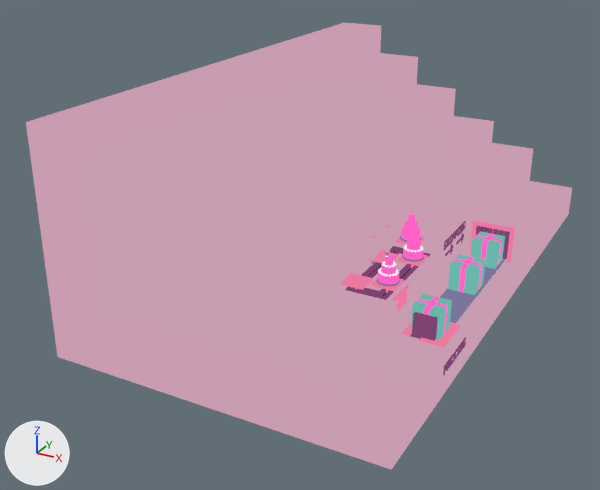
The Blender file layout.blend: old version first, new version second.
Camera for both pictures: a camera (50 mm lens) standing at (5.84, -12.39, 5.45) and looking at (0.54, -2.76, 0.63). The axes (+X, +Y, +Z) are drawn at lower left. The lights are the same throughout. The picture after the commit comes second.

The older version as bpy lines, for what is in view:
```python
ob_arrow = bpy.data.objects.new('ARROW', me_cube_018)
ob_arrow.location = (2.62, -2.27, 0.88)
ob_belt_segment = bpy.data.objects.new('belt segment', me_cube_004)
ob_belt_segment.location = (3.0, -3.0, 0.4)
ob_belt_segment.scale = (0.2, 0.05, 0.01)
ob_shipping = bpy.data.objects.new('SHIPPING', me_cube_013)
ob_shipping.location = (2.62, -2.57, 1.01)
ob_shipping_area = bpy.data.objects.new('shipping area', me_cube_012)
ob_shipping_area.location = (3.0, -1.56, 1.03)
ob_shipping_door = bpy.data.objects.new('Shipping door', me_cube_011)
ob_shipping_door.location = (3.25, -1.6, 0.49)
ob_shipping_door.rotation_euler = (1.571, 0.0, 0.0)  # degrees (90, 0, 0)
ob_steps = bpy.data.objects.new('steps', me_cube_003)
ob_steps.location = (3.0, -2.0, 0.25)
ob_steps.scale = (0.375, 4.0, 0.25)
ob_wrapped_box = bpy.data.objects.new('wrapped box', me_cube_005)
ob_wrapped_box.location = (3.0, -4.0, 0.7)
ob_wrapped_box_001 = bpy.data.objects.new('wrapped box.001', me_cube_007)
ob_wrapped_box_001.location = (3.0, -2.69, 0.7)
ob_wrapped_box_002 = bpy.data.objects.new('wrapped box.002', me_cube_009)
ob_wrapped_box_002.location = (3.0, -1.78, 0.7)
# also in view: 'pusher house' at (3.0, -5.29, 0.66)
```
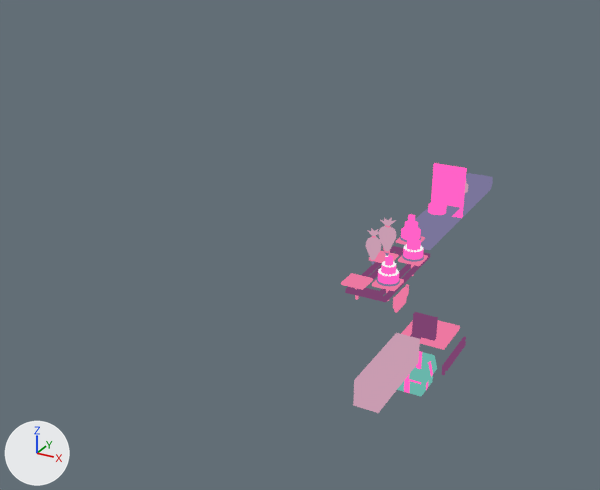
Commit message: garaža is loud

What differs and where, as boxes (x1, y1, x2, y2) in the pictures (600 x 490 px):
'steps', hidden (pink): before (26, 23, 572, 470)
'shipping area', hidden (pink): before (466, 187, 540, 262)
'belt segment.001', added (blue): after (402, 173, 493, 250)
'Glaze waterfall', added (pink): after (431, 163, 467, 218)
'wrapped box.001', hidden: before (448, 254, 485, 295)
'wrapped box', hidden: before (411, 294, 452, 340)
'wrapped box.002', hidden: before (471, 231, 505, 269)
'belt segment', hidden: before (440, 230, 510, 324)
'Shipping door', hidden (pink): before (470, 221, 515, 263)
'CAKE iced', shown: after (427, 191, 447, 217)
'flaps', hidden: before (476, 226, 510, 259)
'SHIPPING', hidden: before (443, 221, 466, 250)
'ARROW', hidden: before (445, 233, 464, 256)
part 1 of me_cube_003, recoloured (pink): before (398, 144, 525, 238)

Diff of the bpy script that builds the scene:
```diff
--- a/layout.blend.py
+++ b/layout.blend.py
@@ me_cube_003 @@
 me_cube_003.from_pydata(...)  # 550 vertices, 548 faces; spans x -11.0..1.0, y -1.0..1.0, z -1.0..11.0
 # used by ob_steps; location = (3.0, -2.0, 0.25); scale = (0.375, 4.0, 0.25)
+# me_cube_003 part 1: all 6 faces centred in x -2.54..-1.51, y 0.08..0.67, z 3.4 switch from mat_factory_base to mat_void
@@ cu_béziercurve_002 @@
+cu_béziercurve_002 = bpy.data.curves.new('BézierCurve.002', 'CURVE')
+cu_béziercurve_002.dimensions = '3D'
+_sp = cu_béziercurve_002.splines.new('BEZIER'); _sp.bezier_points.add(3)
+_sp.bezier_points.foreach_set('co', [0.0, -0.02, 0.0, 0.0, -0.02, -0.2, 0.0, 2.709, -0.2, 0.0, 2.709, 0.0])
+_sp.bezier_points.foreach_set('handle_left', [0.0, 0.0871, 0.0, 0.0, -0.12, -0.2, 0.0, 2.609, -0.2, 0.0, 2.809, 0.0])
+_sp.bezier_points.foreach_set('handle_right', [0.0, -0.12, 0.0, 0.0, 0.08, -0.2, 0.0, 2.809, -0.2, 0.0, 2.609, 0.0])
+for _p, _l, _r in zip(_sp.bezier_points, ['ALIGNED', 'ALIGNED', 'ALIGNED', 'ALIGNED'], ['ALIGNED', 'ALIGNED', 'ALIGNED', 'ALIGNED']): _p.handle_left_type = _l; _p.handle_right_type = _r
+_sp.order_u = 0
+_sp.order_v = 0
+_sp.use_cyclic_u = True
+cu_béziercurve_002.use_path = True
+cu_béziercurve_002.fill_mode = 'FULL'
@@ ob_cake_iced @@
 ob_cake_iced.location = (2.2, -2.0, 1.11)
-ob_cake_iced.hide_set(True)
@@ ob_steps @@
 ob_steps.scale = (0.375, 4.0, 0.25)
+ob_steps.hide_set(True)
@@ ob_arrow @@
 _m = ob_arrow.modifiers.new('Array', 'ARRAY')
 _m.relative_offset_displace = (0.0, 1.5, 0.0)
+ob_arrow.hide_set(True)  # its collection is switched off
@@ ob_shipping @@
 ob_shipping.location = (2.62, -2.57, 1.01)
+ob_shipping.hide_set(True)  # its collection is switched off
@@ ob_shipping_area @@
 ob_shipping_area.location = (3.0, -1.56, 1.03)
+ob_shipping_area.hide_set(True)  # its collection is switched off
@@ ob_shipping_door @@
 ob_shipping_door.rotation_euler = (1.571, 0.0, 0.0)  # degrees (90, 0, 0)
+ob_shipping_door.hide_set(True)  # its collection is switched off
@@ ob_wrapped_box @@
 ob_wrapped_box.location = (3.0, -4.0, 0.7)
+ob_wrapped_box.hide_set(True)  # its collection is switched off
@@ ob_wrapped_box_001 @@
 ob_wrapped_box_001.location = (3.0, -2.69, 0.7)
+ob_wrapped_box_001.hide_set(True)  # its collection is switched off
@@ ob_wrapped_box_002 @@
 ob_wrapped_box_002.location = (3.0, -1.78, 0.7)
+ob_wrapped_box_002.hide_set(True)  # its collection is switched off
@@ ob_belt_segment @@
 _m = ob_belt_segment.modifiers.new('Curve', 'CURVE')
 _m.object = ob_belt_curve
+ob_belt_segment.hide_set(True)  # its collection is switched off
@@ ob_flaps @@
 _m = ob_flaps.modifiers.new('Array', 'ARRAY')
 _m.use_relative_offset = False
+ob_flaps.hide_set(True)  # its collection is switched off
@@ ob_glaze_waterfall @@
+ob_glaze_waterfall = bpy.data.objects.new('Glaze waterfall', me_cube_059)  # a box spanning x -0.2..0.2, y -0.025..0.025, z -0.4..0.35
+ob_glaze_waterfall.location = (2.24, -1.4, 1.35)
+ob_glaze_waterfall.scale = (1.2, 1.0, 1.0)
@@ ob_belt_segment_001 @@
+ob_belt_segment_001 = bpy.data.objects.new('belt segment.001', me_cube_019)  # a box spanning x -0.2..0.2, y -0.05..0.05, z -0.01..0.01; modifiers ARRAY, CURVE
+ob_belt_segment_001.location = (2.24, -3.0, 1.1)
+ob_belt_segment_001.rotation_euler = (0.0, 1.571, 0.0)  # degrees (0, 90, 0)
@@ ob_béziercurve @@
+ob_béziercurve = bpy.data.objects.new('BézierCurve', cu_béziercurve_002)  # modifiers CURVE
+ob_béziercurve.location = (2.24, -2.58, 1.1)
```
